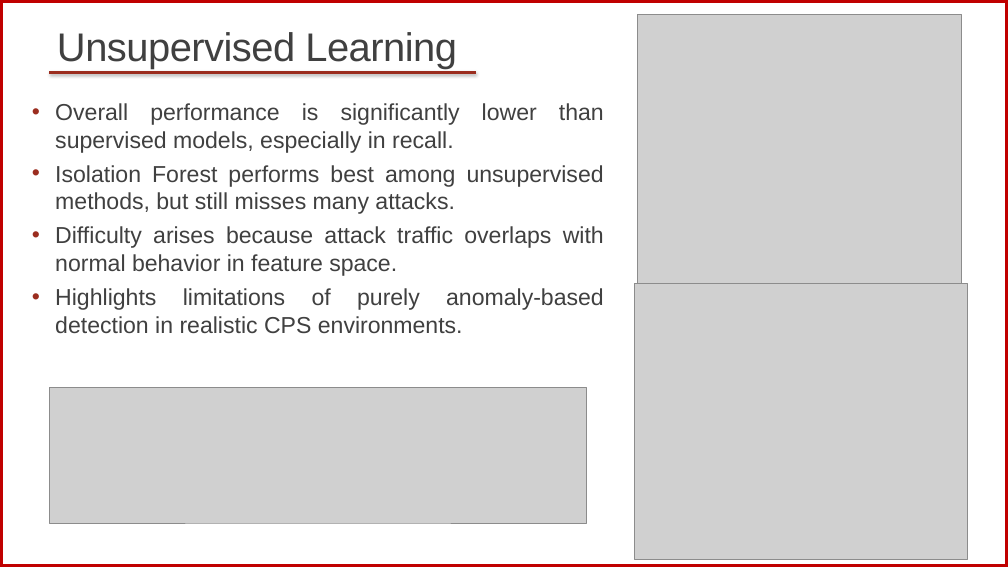
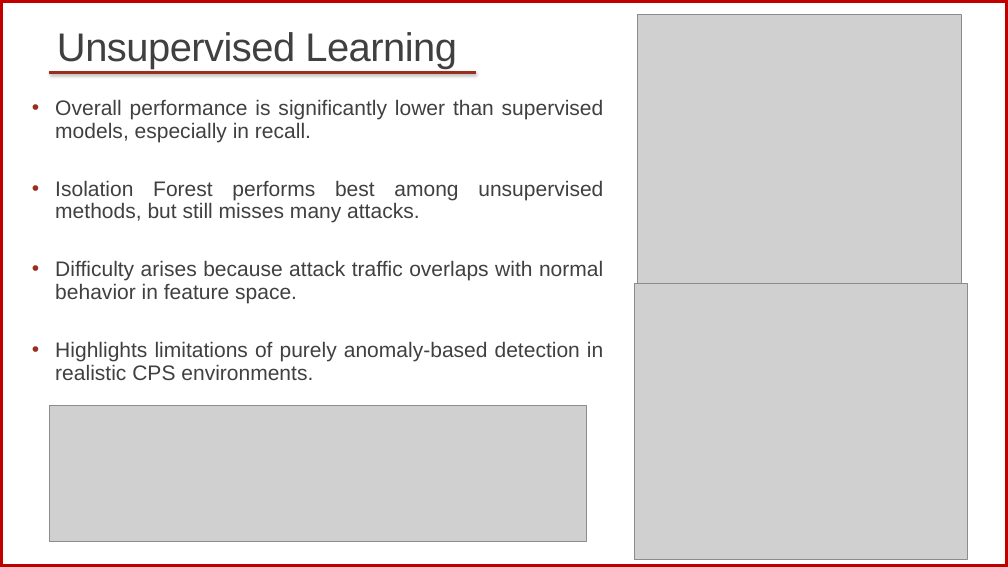
Before and after one commit to samiachoueiri/comparative_study_ML_ICS, a slide deck: slide 7 of final presentation.pptx. Drawn at 1008x567 pixels with LibreOffice and Linux fonts; fonts in the diff are those of the drawing; grey boxes stand for pictures. Boxes give left, top, right and bottom in pixels: in the first picture for what was removed or moved away, otherwise in the second. Text is boxed around its words. In the diff, an @@ line names an element or a change of style, - is before the commit and + after.

```diff
--- a/final presentation.pptx
+++ b/final presentation.pptx
@@ text "Overall performance is significantly lower ..." at (55, 99, 604, 380): size 22 to 20 pt; line spacing 1 to 0.9 @@
@@ picture: place and size @@
-picture at (49, 387, 587, 523)
+picture at (49, 406, 587, 541)
```
Also in this commit, not shown: 2 other slides changed, 2 slides added.
